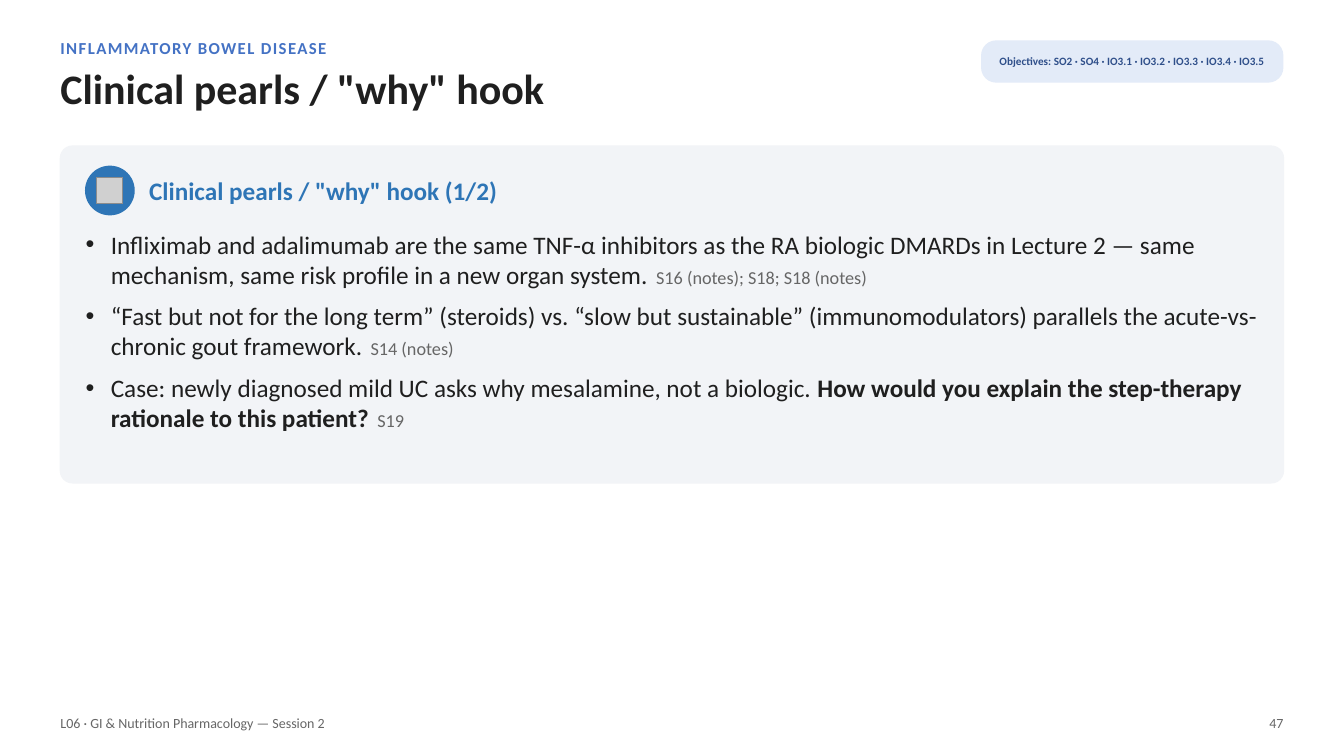
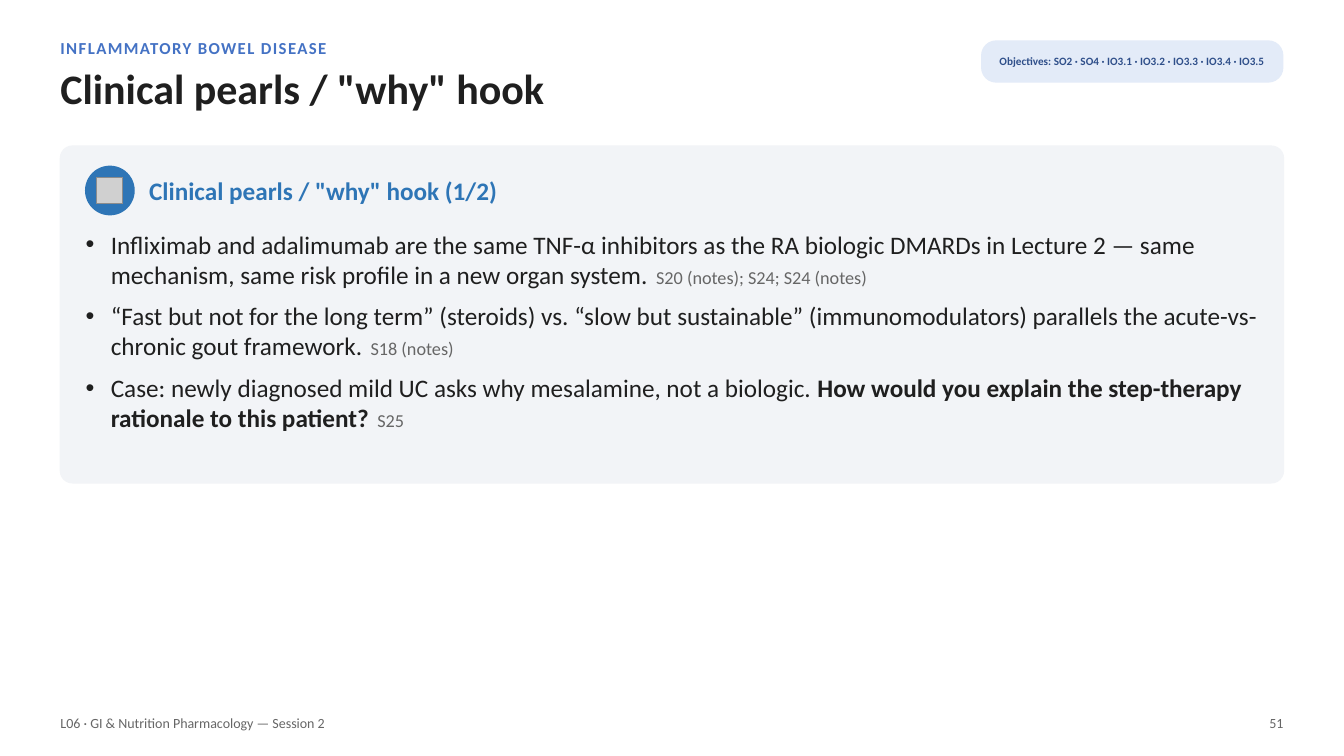
Before and after one commit to bishwokrit/DPAS-Pharm, a slide deck: slide 51 of outputs/L06/L06_Unit_3_GI_Nutrition_Session_2_study_deck.pptx (slide 47 before the commit). Drawn at 1344x756 pixels with LibreOffice and Linux fonts; fonts in the diff are those of the drawing; grey boxes stand for pictures. Boxes give left, top, right and bottom in pixels: in the first picture for what was removed or moved away, otherwise in the second. Text is boxed around its words. In the diff, an @@ line names an element or a change of style, - is before the commit and + after.

```diff
--- a/outputs/L06/L06_Unit_3_GI_Nutrition_Session_2_study_deck.pptx
+++ b/outputs/L06/L06_Unit_3_GI_Nutrition_Session_2_study_deck.pptx
@@ text at <box>111,236,1257,431</box>: text changed @@
-• Infliximab and adalimumab are the same TNF-α inhibitors as the RA biologic DMARDs in Lecture 2 — same mechanism, same risk profile in a new organ system. S16 (notes); S18; S18 (notes)
-• “Fast but not for the long term” (steroids) vs. “slow but sustainable” (immunomodulators) parallels the acute-vs-chronic gout framework. S14 (notes)
-• Case: newly diagnosed mild UC asks why mesalamine, not a biologic. How would you explain the step-therapy rationale to this patient? S19
+• Infliximab and adalimumab are the same TNF-α inhibitors as the RA biologic DMARDs in Lecture 2 — same mechanism, same risk profile in a new organ system. S20 (notes); S24; S24 (notes)
+• “Fast but not for the long term” (steroids) vs. “slow but sustainable” (immunomodulators) parallels the acute-vs-chronic gout framework. S18 (notes)
+• Case: newly diagnosed mild UC asks why mesalamine, not a biologic. How would you explain the step-therapy rationale to this patient? S25
@@ text at <box>1269,719,1283,728</box>: text changed @@
-47
+51
```
Also in this commit, not shown: 107 other slides changed, 10 slides added, 35 other files.
